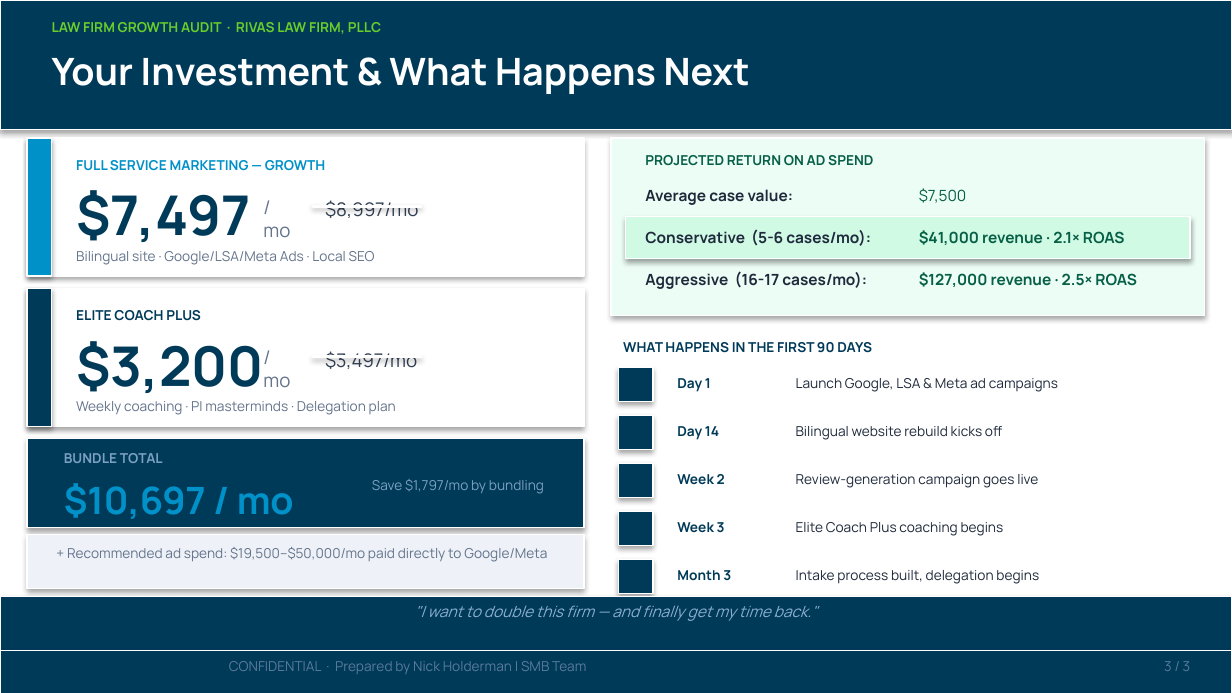
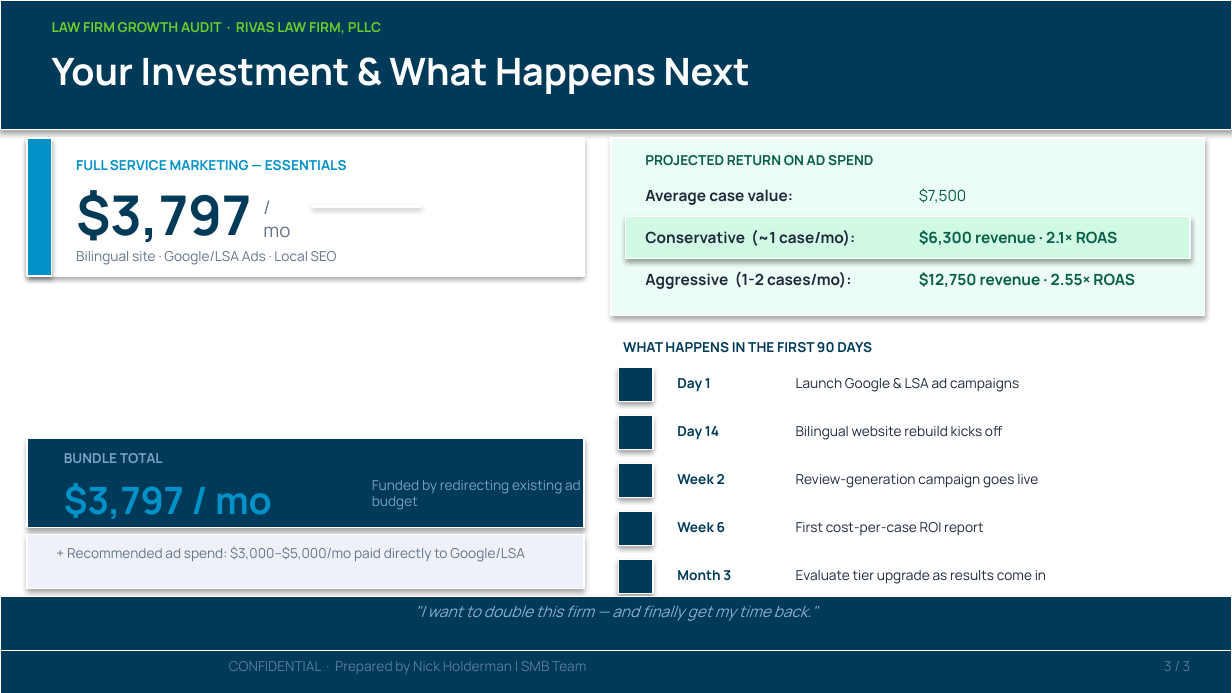
Before and after one commit to SMB-Team-Technology/workwith-smbteam, a slide deck: slide 3 of irivas/Rivas Law Firm_August 17, 2026_Proposal.pptx. Drawn at 1232x693 pixels with LibreOffice and Linux fonts; fonts in the diff are those of the drawing. Boxes give left, top, right and bottom in pixels: in the first picture for what was removed or moved away, otherwise in the second. Text is boxed around its words. In the diff, an @@ line names an element or a change of style, - is before the commit and + after.

```diff
--- a/irivas/Rivas Law Firm_August 17, 2026_Proposal.pptx
+++ b/irivas/Rivas Law Firm_August 17, 2026_Proposal.pptx
@@ text at (76,160,347,171): text changed @@
-FULL SERVICE MARKETING — GROWTH
+FULL SERVICE MARKETING — ESSENTIALS
@@ text at (76,190,251,242): text changed @@
-$7,497
+$3,797
@@ text removed at (325,200,418,218) @@
-$8,997/mo
@@ text at (645,230,855,246): text changed @@
-Conservative (5-6 cases/mo):
+Conservative (~1 case/mo):
@@ text at (919,230,1118,245): text changed @@
-$41,000 revenue · 2.1× ROAS
+$6,300 revenue · 2.1× ROAS
@@ text at (76,251,337,265): text changed @@
-Bilingual site · Google/LSA/Meta Ads · Local SEO
+Bilingual site · Google/LSA Ads · Local SEO
@@ rectangle removed at (27,288,584,426) @@
@@ rectangle removed at (27,288,52,426) @@
@@ text at (645,271,852,289): text changed @@
-Aggressive (16-17 cases/mo):
+Aggressive (1-2 cases/mo):
@@ text at (919,272,1135,287): text changed @@
-$127,000 revenue · 2.5× ROAS
+$12,750 revenue · 2.55× ROAS
@@ text removed at (76,310,201,321) @@
-ELITE COACH PLUS
@@ text removed at (76,341,264,393) @@
-$3,200
@@ rectangle removed at (313,356,421,357) @@
@@ text removed at (325,351,417,369) @@
-$3,497/mo
@@ text removed at (263,376,290,387) @@
-/mo
@@ text at (796,378,1019,392): text changed @@
-Launch Google, LSA & Meta ad campaigns
+Launch Google & LSA ad campaigns
@@ text removed at (76,401,396,415) @@
-Weekly coaching · PI masterminds · Delegation plan
@@ text at (64,483,272,519): text changed @@
-$10,697 / mo
+$3,797 / mo
@@ text at (372,480,581,510): text changed @@
-Save $1,797/mo by bundling
+Funded by redirecting existing ad budget
@@ text at (677,522,725,533): text changed @@
-Week 3
+Week 6
@@ text at (796,522,983,536): text changed @@
-Elite Coach Plus coaching begins
+First cost-per-case ROI report
@@ text at (67,547,525,562): text changed @@
-+ Recommended ad spend: $19,500–$50,000/mo paid directly to Google/Meta
++ Recommended ad spend: $3,000–$5,000/mo paid directly to Google/LSA
@@ text at (796,570,1046,584): text changed @@
-Intake process built, delegation begins
+Evaluate tier upgrade as results come in
```
Also in this commit, not shown: 2 other slides changed, 15 other files.
